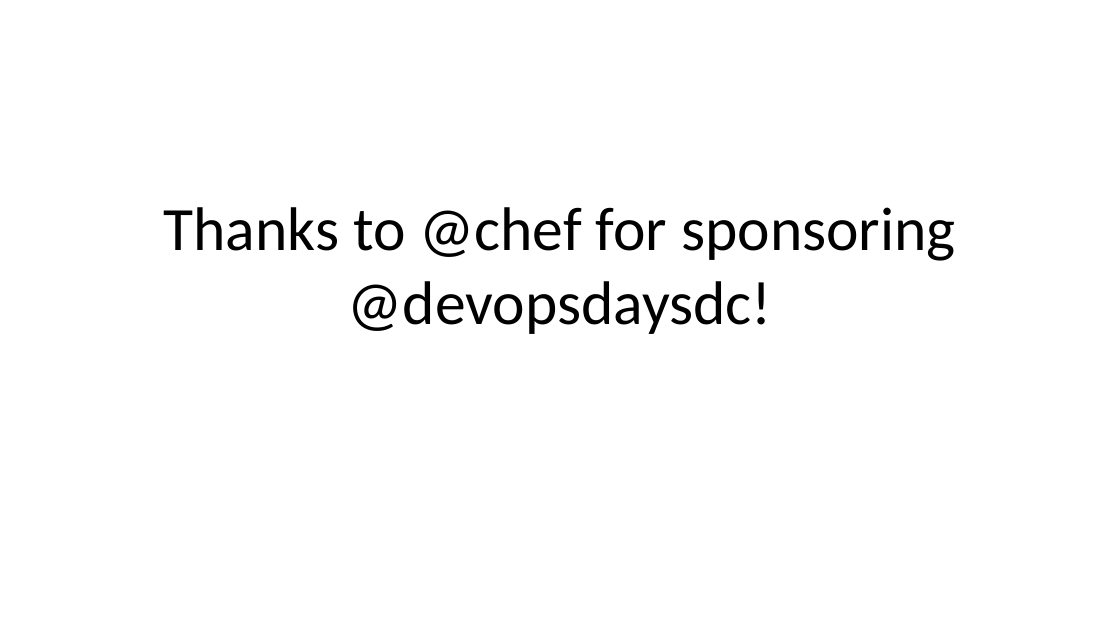
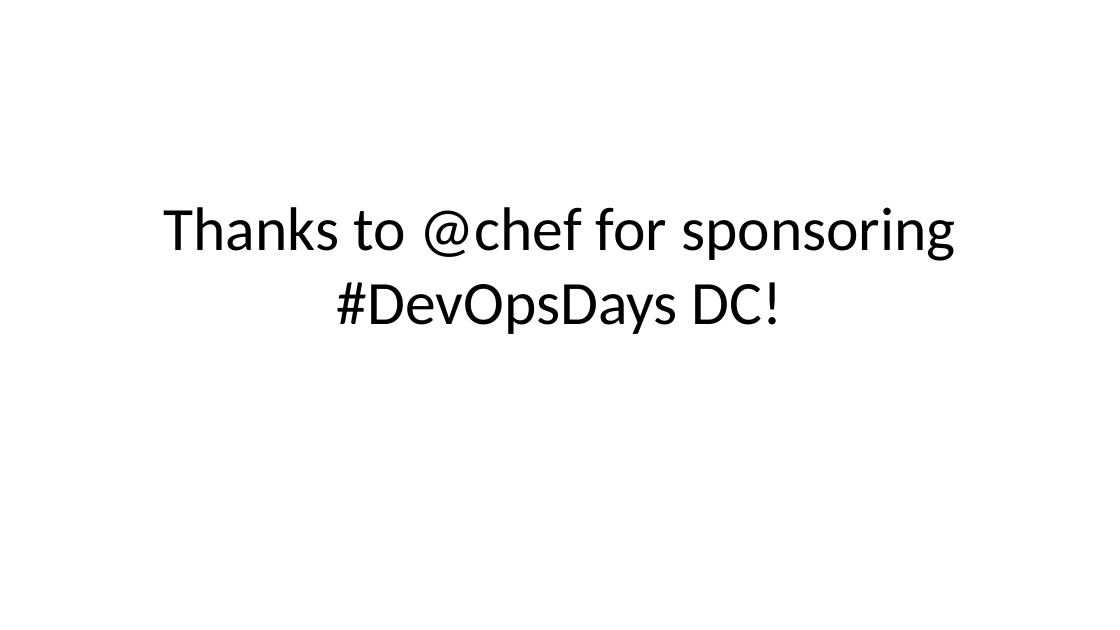
Before and after one commit to DevOpsDaysDC/planning, a slide deck: slide 19 of sponsor_pitches.pptx (slide 16 before the commit). Drawn at 1120x630 pixels with LibreOffice and Linux fonts; fonts in the diff are those of the drawing; background and template pictures are left out. Boxes give left, top, right and bottom in pixels: in the first picture for what was removed or moved away, otherwise in the second. Text is boxed around its words. In the diff, an @@ line names an element or a change of style, - is before the commit and + after.

```diff
--- a/sponsor_pitches.pptx
+++ b/sponsor_pitches.pptx
@@ title at [164, 207, 956, 334]: text changed @@
-Thanks to @chef for sponsoring @devopsdaysdc!
+Thanks to @chef for sponsoring #DevOpsDays DC!
```
Also in this commit, not shown: 14 other slides changed, 5 slides added, 3 other files.
